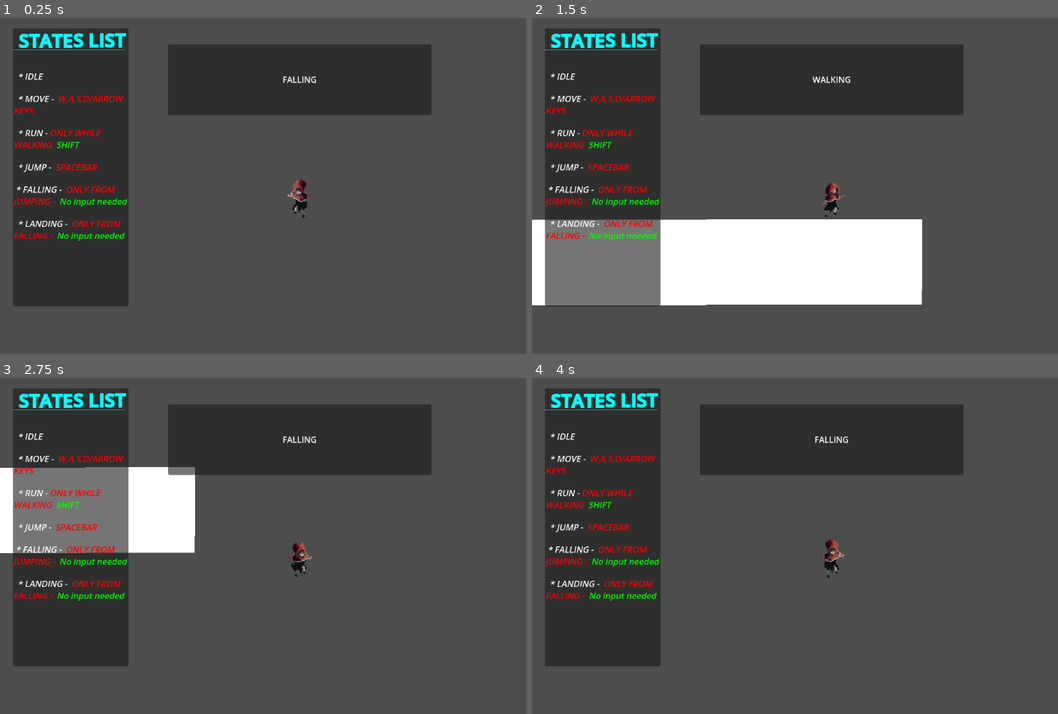
Above: before the commit, frames 1-4 (two rows, left to right).
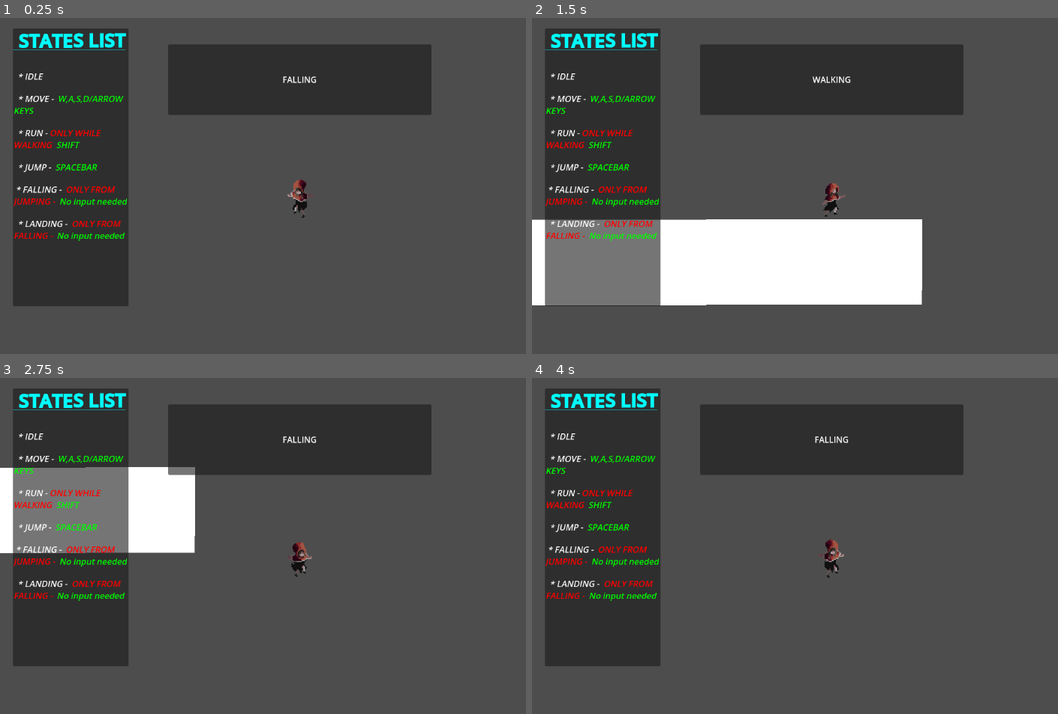
Above: after the commit, the same moments.

Repository: CodyI20/state-machine-godot
Game: Godot game, scene res://Scenes/test_world_2d.tscn
Two runs of this game, one before a commit and one after it. Both use one fixed random seed, a clock stepped at 60 frames per second and the inputs below.
Inputs:
- Up to frame 1 (0.25 s): no input
- Up to frame 2 (1.5 s): hold Shift (Run) 0.53-1.28 s; hold D (Right) from 0.53 s (still down); tap Space (Jump) at 0.77 s; tap Shift (Run) at 1.35 s
- Up to frame 3 (2.75 s): tap Space (Jump) at 1.52 s; release D (Right) at 2.03 s; hold A (Left) from 2.03 s (still down); hold Shift (Run) from 2.03 s (still down)
- Up to frame 4 (4 s): release A (Left) at 2.78 s; release Shift (Run) at 2.78 s; hold D (Right) from 2.78 s (still down); tap Shift (Run) at 2.85 s; tap Space (Jump) at 3.02, 3.77 s; hold Shift (Run) from 3.53 s (still down)

The runs differ from the first frame. In frame 1, 0.3% of the frame differs, in the area x 2-24%, y 23-46%; in frame 2, 0.3%; in frame 3, 0.3%; in frame 4, 0.3%.

Commit message:
Changed color of the text
 - Changed the color of the text from the UI panel to better display the input needed
 - Changed the wave amp of the title from 0.5 to 0.75

Diff:
--- a/Scenes/PlayerUI.tscn
+++ b/Scenes/PlayerUI.tscn
@@ -52,7 +52,7 @@
 offset_right = 222.0
 offset_bottom = 49.0
 bbcode_enabled = true
-text = "[b][u][font_size=35][wave amp=0.5][color=CYAN] STATES LIST"
+text = "[b][u][font_size=35][wave amp=0.75][color=CYAN] STATES LIST"
 fit_content = true
 tab_size = 10
 
@@ -78,7 +78,7 @@
 [node name="MOVE" type="RichTextLabel" parent="TutorialPanel/VBoxContainer"]
 layout_mode = 2
 bbcode_enabled = true
-text = "[i]  * MOVE - [color=RED] W,A,S,D/ARROW KEYS"
+text = "[i]  * MOVE - [color=GREEN] W,A,S,D/ARROW KEYS"
 fit_content = true
 
 [node name="RUN" type="RichTextLabel" parent="TutorialPanel/VBoxContainer"]
@@ -90,7 +90,7 @@
 [node name="JUMP" type="RichTextLabel" parent="TutorialPanel/VBoxContainer"]
 layout_mode = 2
 bbcode_enabled = true
-text = "[i]  * JUMP - [color=RED] SPACEBAR"
+text = "[i]  * JUMP - [color=GREEN] SPACEBAR"
 fit_content = true
 
 [node name="FALL" type="RichTextLabel" parent="TutorialPanel/VBoxContainer"]
